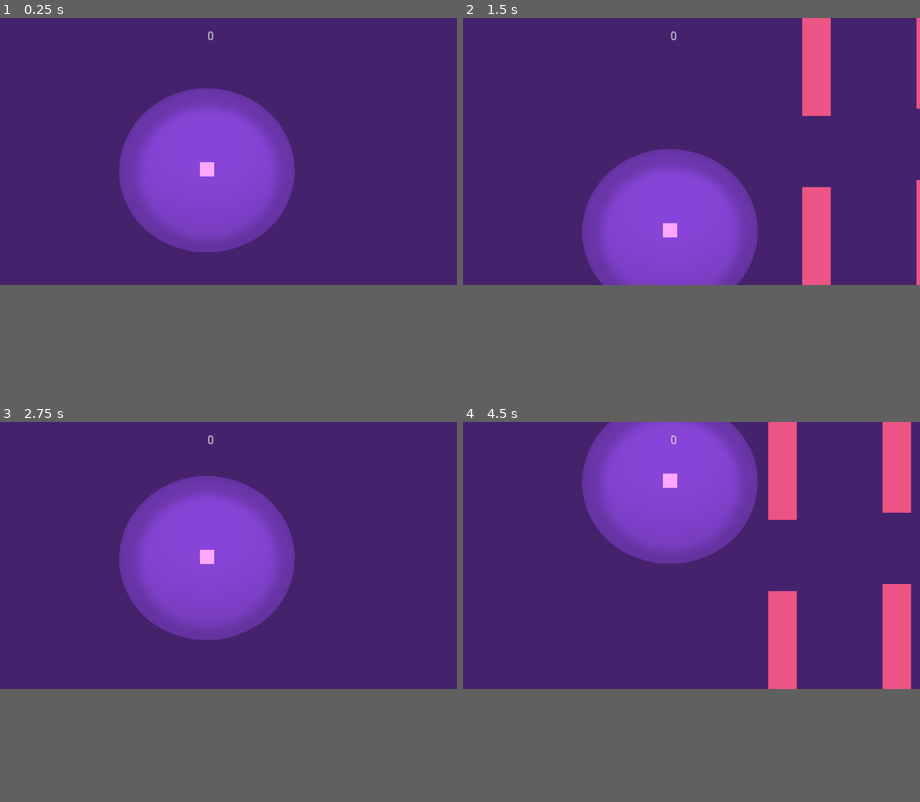
Above: before the commit, frames 1-4 (two rows, left to right).
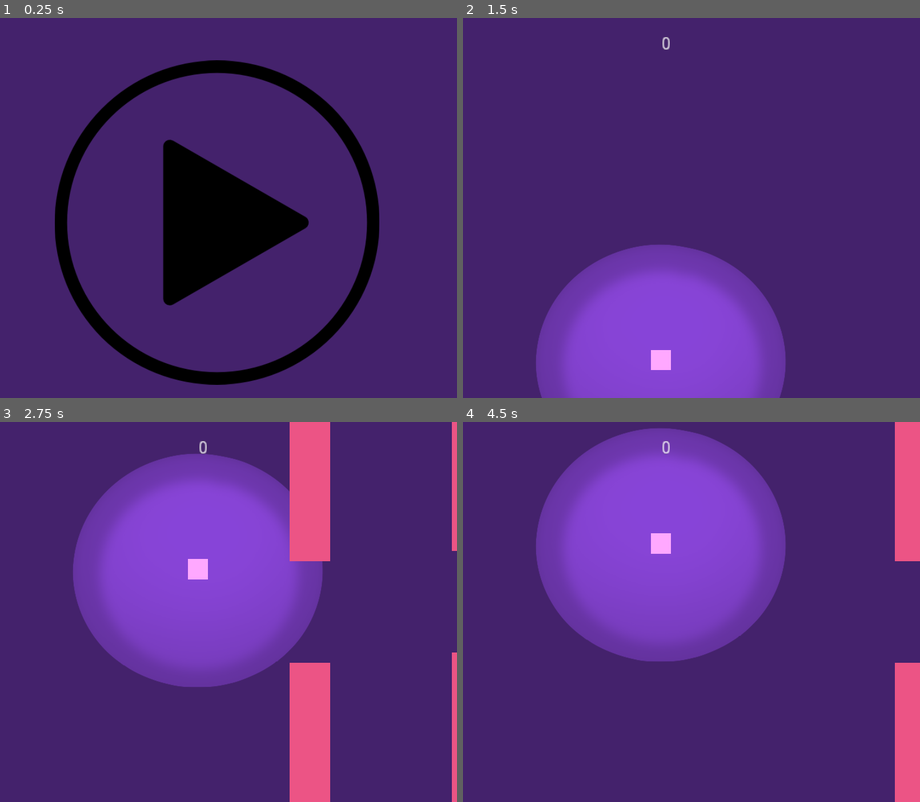
Above: after the commit, the same moments.

Repository: KurtD/Godot-Client-Demo
Game: Godot game, scene res://MainMenu.tscn
Same seed, same stepped clock (60 frames per second), same inputs: the game is played once before the commit and once after it. Before the commit the project starts from res://World.tscn.
Inputs (mouse positions are in pixels of both pictures, inside the frame that each line leads up to):
- Up to frame 1 (0.25 s): no input
- Up to frame 2 (1.5 s): click (682, 162) at 0.52 s; move the mouse to (792, 139) at 1.27 s; click (792, 139) at 1.42 s
- Up to frame 3 (2.75 s): tap Space (FLAP) at 1.52, 1.82, 2.27, 2.57 s; move the mouse to (137, 570) at 2.02 s; click (137, 570) at 2.17 s
- Up to frame 4 (4.5 s): move the mouse to (737, 498) at 2.77 s; click (737, 498) at 2.92 s; move the mouse to (668, 608) at 3.52 s; click (668, 608) at 3.67 s; tap Space (FLAP) at 3.77, 4.07 s; move the mouse to (828, 596) at 4.27 s; click (828, 596) at 4.42 s
In our replay, the window is 800x468 before the commit and 800x666 after it. These sizes can differ from the game's own. Grey fills any space a smaller window leaves; there, only what the larger window draws over its background counts as a difference.

The runs differ from the first frame. In frame 1, 23% of the frame differs, in the area x 12-83%, y 3-97%; in frame 2, 29%; in frame 3, 25%; in frame 4, 29%, in the area x 16-100%, y 0-100%.

Commit message:
- Added start button - Inactivity Logic - Reoriented view to landscape

Diff:
--- a/Boundarynode.tscn
+++ b/Boundarynode.tscn
@@ -10,23 +10,23 @@
 [node name="Boundaries" type="StaticBody2D" parent="."]
 
 [node name="UpperBoundarySprite" type="Sprite" parent="Boundaries"]
-position = Vector2( 6.10352e-05, -271.999 )
+position = Vector2( 6.10352e-05, -335.999 )
 rotation = 1.5708
 scale = Vector2( 2, 20 )
 texture = ExtResource( 1 )
 
 [node name="UpperBoundaryColl" type="CollisionShape2D" parent="Boundaries"]
-position = Vector2( 6.10352e-05, -271.999 )
+position = Vector2( 6.10352e-05, -335.999 )
 rotation = 1.5708
 shape = SubResource( 1 )
 
 [node name="LowerBoundarySprite" type="Sprite" parent="Boundaries"]
-position = Vector2( 6.10352e-05, 272.001 )
+position = Vector2( 6.10352e-05, 336.001 )
 rotation = 1.5708
 scale = Vector2( 2, 20 )
 texture = ExtResource( 1 )
 
 [node name="LowerBoundaryColl" type="CollisionShape2D" parent="Boundaries"]
-position = Vector2( 6.10352e-05, 272.001 )
+position = Vector2( 6.10352e-05, 336.001 )
 rotation = 1.5708
 shape = SubResource( 1 )
--- /dev/null
+++ b/MainMenu.gd
@@ -0,0 +1,13 @@
+extends Control
+
+func _ready():
+	pass
+
+#func _on_AnimationPlayer_animation_finished(fade):
+	#get_tree().change_scene(WorldScene)
+
+func _on_Exit_pressed():
+	get_tree().quit()
+
+func _on_PlayButton_pressed():
+	get_tree().change_scene("res://World.tscn")
--- /dev/null
+++ b/MainMenu.tscn
@@ -0,0 +1,32 @@
+[gd_scene load_steps=4 format=2]
+
+[ext_resource path="res://pink-square.jpg" type="Texture" id=1]
+[ext_resource path="res://MainMenu.gd" type="Script" id=2]
+[ext_resource path="res://play.png" type="Texture" id=3]
+
+[node name="MainMenu" type="Control"]
+script = ExtResource( 2 )
+
+[node name="PlayButton" type="Button" parent="."]
+margin_left = 64.0
+margin_top = 64.0
+margin_right = 620.0
+margin_bottom = 582.0
+icon = ExtResource( 3 )
+flat = true
+icon_align = 1
+expand_icon = true
+
+[node name="Sprite" type="Sprite" parent="."]
+modulate = Color( 0.286275, 0.403922, 0.815686, 1 )
+scale = Vector2( 200, 200 )
+z_index = -5
+texture = ExtResource( 1 )
+__meta__ = {
+"_edit_lock_": true
+}
+
+[node name="AnimationPlayer" type="AnimationPlayer" parent="."]
+
+[connection signal="pressed" from="PlayButton" to="." method="_on_PlayButton_pressed"]
+[connection signal="animation_finished" from="AnimationPlayer" to="." method="_on_AnimationPlayer_animation_finished"]
--- a/Player.gd
+++ b/Player.gd
@@ -8,6 +8,8 @@
 var motion = Vector2()
 var Wall = preload("res://Wallnode.tscn")
 var score = 0
+var inactiveDeathCount = 0
+signal death(score)
 
 # Called when the node enters the scene tree for the first time.
 func _ready():
@@ -47,7 +49,7 @@
 
 func _on_Detect_body_entered(body):
 	if body.name == "Walls"  or body.name == "Boundaries":
-		get_tree().reload_current_scene()
+		emit_signal("death", score)
 
 func _input(event):
     if event is InputEventMouseButton:
--- /dev/null
+++ b/World.gd
@@ -0,0 +1,26 @@
+extends Node2D
+
+
+# Declare member variables here. Examples:
+# var a = 2
+# var b = "text"
+onready var global_vars = get_node("/root/Global")
+
+# Called when the node enters the scene tree for the first time.
+func _ready():
+	pass # Replace with function body.
+
+# Called every frame. 'delta' is the elapsed time since the previous frame.
+#func _process(delta):
+
+func _on_Player_death(score):
+	if(score == 0):
+		global_vars.inactiveDeathCount = global_vars.inactiveDeathCount + 1
+	else:
+		global_vars.inactiveDeathCount = 0
+
+	if(global_vars.inactiveDeathCount >= 3):
+		global_vars.inactiveDeathCount = 0
+		get_tree().change_scene("res://MainMenu.tscn")
+	else:
+		get_tree().reload_current_scene()
--- a/World.tscn
+++ b/World.tscn
@@ -1,10 +1,11 @@
-[gd_scene load_steps=9 format=2]
+[gd_scene load_steps=10 format=2]
 
 [ext_resource path="res://pink-square.jpg" type="Texture" id=1]
 [ext_resource path="res://Player.gd" type="Script" id=2]
 [ext_resource path="res://Wallnode.tscn" type="PackedScene" id=3]
 [ext_resource path="res://light.png" type="Texture" id=4]
 [ext_resource path="res://Boundarynode.tscn" type="PackedScene" id=5]
+[ext_resource path="res://World.gd" type="Script" id=6]
 
 [sub_resource type="RectangleShape2D" id=1]
 extents = Vector2( 8, 8 )
@@ -16,6 +17,7 @@
 extents = Vector2( 10, 140 )
 
 [node name="World" type="Node2D"]
+script = ExtResource( 6 )
 
 [node name="CanvasLayer" type="CanvasLayer" parent="."]
 follow_viewport_enable = true
@@ -101,9 +103,16 @@
 scale = Vector2( 200, 200 )
 z_index = -5
 texture = ExtResource( 1 )
+__meta__ = {
+"_edit_lock_": true
+}
 
 [node name="BoundaryNodes" parent="." instance=ExtResource( 5 )]
+__meta__ = {
+"_edit_lock_": true
+}
 
+[connection signal="death" from="PlayerNode/Player" to="." method="_on_Player_death"]
 [connection signal="area_entered" from="PlayerNode/Player/Detect" to="PlayerNode/Player" method="_on_Detect_area_entered"]
 [connection signal="body_entered" from="PlayerNode/Player/Detect" to="PlayerNode/Player" method="_on_Detect_body_entered"]
 [connection signal="body_entered" from="PlayerNode/Player/Resetter" to="PlayerNode/Player" method="_on_Resetter_body_entered"]
--- /dev/null
+++ b/global.gd
@@ -0,0 +1,3 @@
+extends Node
+
+var inactiveDeathCount = 0
--- a/project.godot
+++ b/project.godot
@@ -11,8 +11,26 @@
 [application]
 
 config/name="Godot Client Demo"
-run/main_scene="res://World.tscn"
+run/main_scene="res://MainMenu.tscn"
 config/icon="res://icon.png"
+
+[autoload]
+
+Global="*res://global.gd"
+
+[display]
+
+window/size/width=720
+window/size/resizable=false
+window/size/test_height=1080
+window/handheld/orientation="portrait"
+window/stretch/mode="2d"
+window/stretch/aspect="keep"
+
+[global]
+
+window=false
+stretch=false
 
 [gui]
 
Binary file added: Godot_Game_Demo.apple-touch-icon.png
Not shown, added: Godot_Game_Demo.apple-touch-icon.png.import
Binary file added: Godot_Game_Demo.icon.png
Not shown, added: Godot_Game_Demo.icon.png.import
Binary file added: Godot_Game_Demo.png
Not shown, added: Godot_Game_Demo.png.import
Binary file added: index.apple-touch-icon.png
Not shown, added: index.apple-touch-icon.png.import
Binary file added: index.icon.png
Not shown, added: index.icon.png.import
Binary file added: index.png
Not shown, added: index.png.import
(and 13 more such lines)
